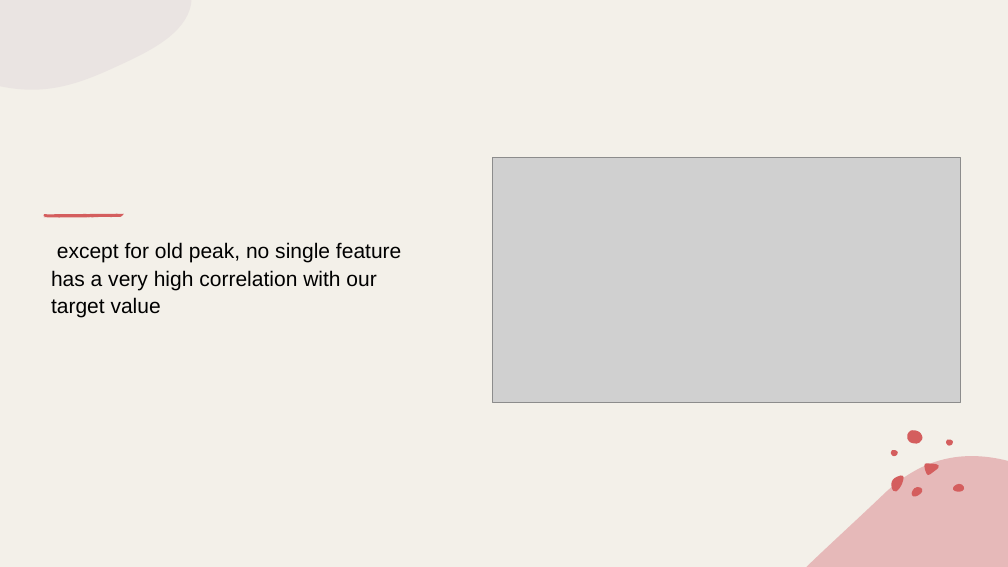
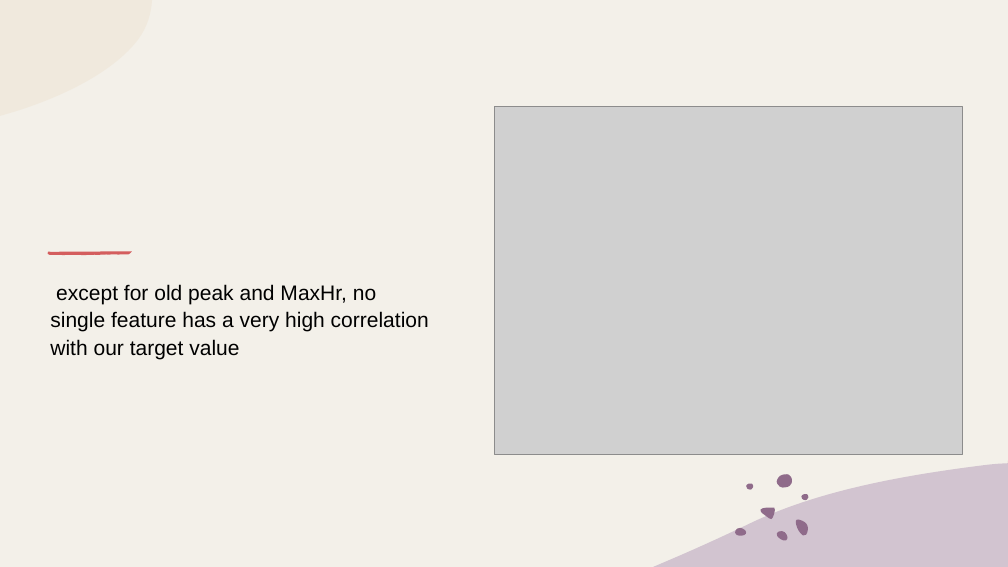
Before and after one commit to pingli10/part-2-project-5, a slide deck: slide 4 of Presentation1.pptx (slide 5 before the commit). Drawn at 1008x567 pixels with LibreOffice and Linux fonts; fonts in the diff are those of the drawing; grey boxes stand for pictures. Boxes give left, top, right and bottom in pixels: in the first picture for what was removed or moved away, otherwise in the second. Text is boxed around its words. In the diff, an @@ line names an element or a change of style, - is before the commit and + after.

Commit message:
revised ppt

```diff
--- a/Presentation1.pptx
+++ b/Presentation1.pptx
@@ picture resized from (x1=492, y1=157, x2=960, y2=403) to (x1=495, y1=107, x2=962, y2=455) @@
@@ freeform shape moved from (x1=44, y1=217, x2=45, y2=217) to (x1=48, y1=255, x2=49, y2=255) @@
@@ freeform shape resized from (x1=44, y1=214, x2=124, y2=218) to (x1=48, y1=251, x2=132, y2=255) @@
@@ freeform shape resized from (x1=43, y1=216, x2=123, y2=216) to (x1=48, y1=253, x2=132, y2=253) @@
@@ freeform shape moved from (x1=45, y1=217, x2=45, y2=217) to (x1=49, y1=255, x2=49, y2=255) @@
@@ freeform shape moved from (x1=123, y1=214, x2=123, y2=214) to (x1=131, y1=251, x2=131, y2=251) @@
@@ text at (x1=50, y1=284, x2=429, y2=359): text changed @@
-except for old peak, no single feature has a very high correlation with our target value
+except for old peak and MaxHr, no single feature has a very high correlation with our target value
@@ freeform shape resized from (x1=807, y1=456, x2=1008, y2=567) to (x1=653, y1=464, x2=1008, y2=567) @@
@@ freeform shape at (x1=653, y1=464, x2=1008, y2=567): fill #E6B9B9 to #D2C4D0 @@
@@ freeform shape moved from (x1=892, y1=476, x2=904, y2=492) to (x1=777, y1=474, x2=792, y2=488) @@
@@ freeform shape at (x1=777, y1=474, x2=792, y2=488): fill #D45E5E to #8F6B8A @@
@@ group removed at (x1=907, y1=430, x2=965, y2=497): 5 freeform shapes @@
@@ group added at (x1=735, y1=483, x2=808, y2=541): 5 freeform shapes @@
@@ freeform shape at (x1=802, y1=494, x2=808, y2=500): fill #D45E5E to #8F6B8A @@
@@ freeform shape moved from (x1=891, y1=450, x2=898, y2=456) to (x1=802, y1=494, x2=808, y2=500) @@
```
Also in this commit, not shown: 7 other slides changed, 9 slides removed.
